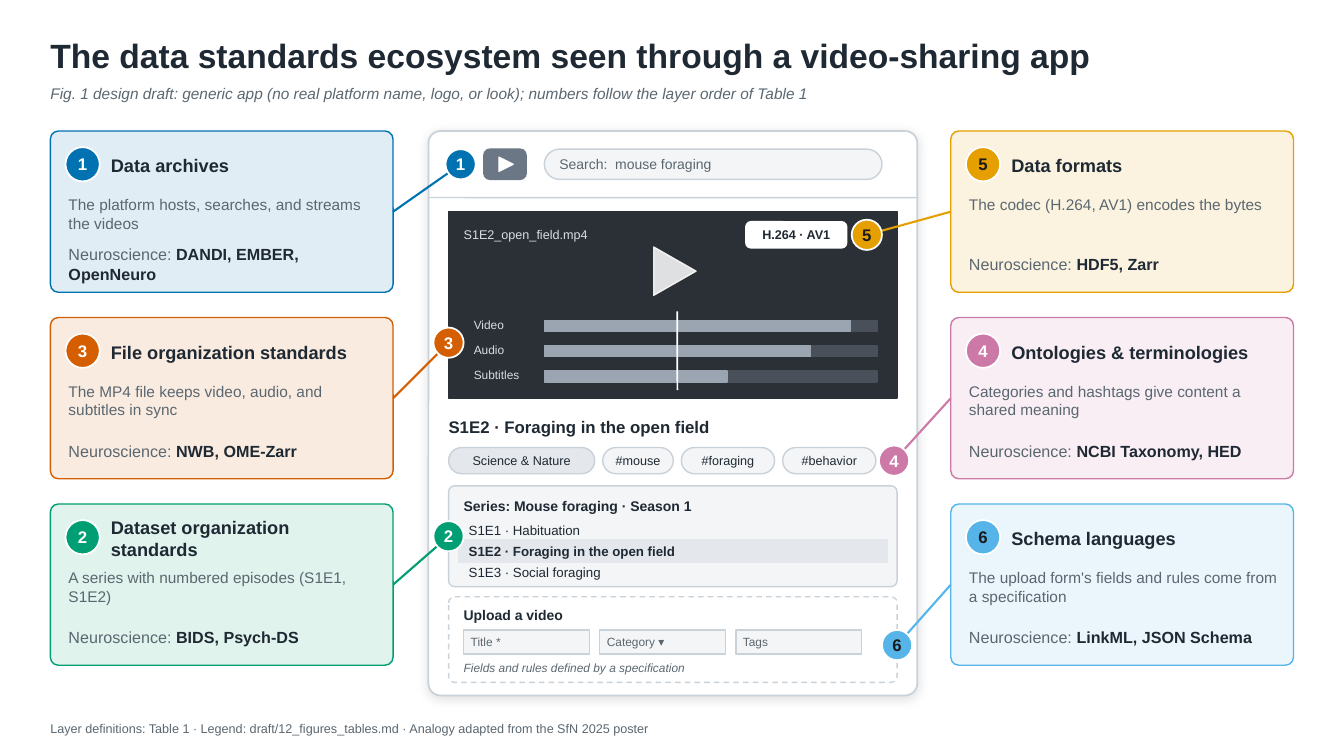
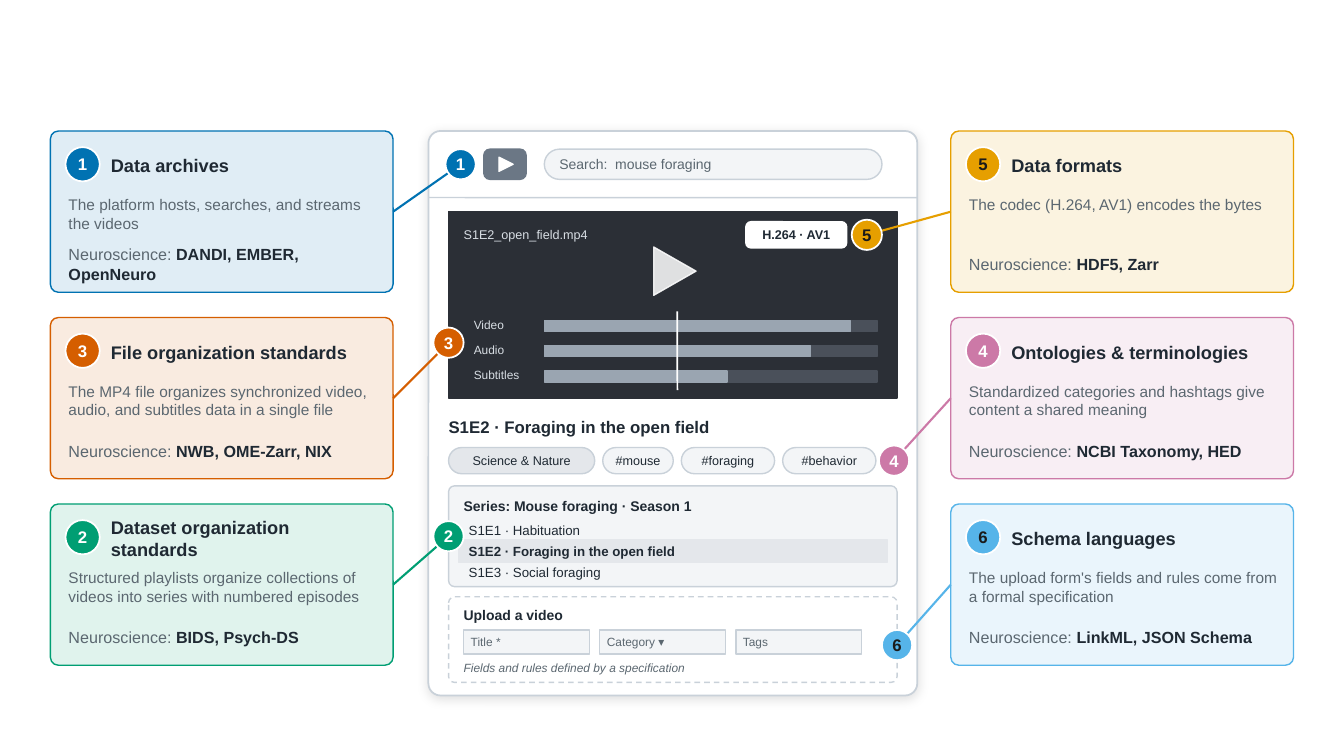
Before and after one commit to brain-bbqs/standards_paper, a slide deck: slide 1 of figures/fig1_ecosystem_map/fig1_ecosystem_map_design.pptx. Drawn at 1344x756 pixels with LibreOffice and Linux fonts; fonts in the diff are those of the drawing. Boxes give left, top, right and bottom in pixels: in the first picture for what was removed or moved away, otherwise in the second. Text is boxed around its words. In the diff, an @@ line names an element or a change of style, - is before the commit and + after.

Commit message:
Updated figure 1 draft

```diff
--- a/figures/fig1_ecosystem_map/fig1_ecosystem_map_design.pptx
+++ b/figures/fig1_ecosystem_map/fig1_ecosystem_map_design.pptx
@@ text removed at [50,43,1090,75] @@
-The data standards ecosystem seen through a video-sharing app
@@ text removed at [50,88,808,102] @@
-Fig. 1 design draft: generic app (no real platform name, logo, or look); numbers follow the layer order of Table 1
@@ text at [68,386,367,418]: text changed @@
-The MP4 file keeps video, audio, and subtitles in sync
+The MP4 file organizes synchronized video, audio, and subtitles data in a single file
@@ text at [969,386,1264,418]: text changed @@
-Categories and hashtags give content a shared meaning
+Standardized categories and hashtags give content a shared meaning
@@ text at [68,445,332,460]: text changed; text colour #5B6770 to #1F2933; bold on @@
-Neuroscience: NWB, OME-Zarr
+Neuroscience: NWB, OME-Zarr, NIX
@@ text at [68,572,359,605]: text changed @@
-A series with numbered episodes (S1E1, S1E2)
+Structured playlists organize collections of videos into series with numbered episodes
@@ text at [969,572,1277,605]: text changed @@
-The upload form's fields and rules come from a specification
+The upload form's fields and rules come from a formal specification
@@ text removed at [50,724,648,736] @@
-Layer definitions: Table 1 · Legend: draft/12_figures_tables.md · Analogy adapted from the SfN 2025 poster
```
Also in this commit, not shown: 2 other files.
